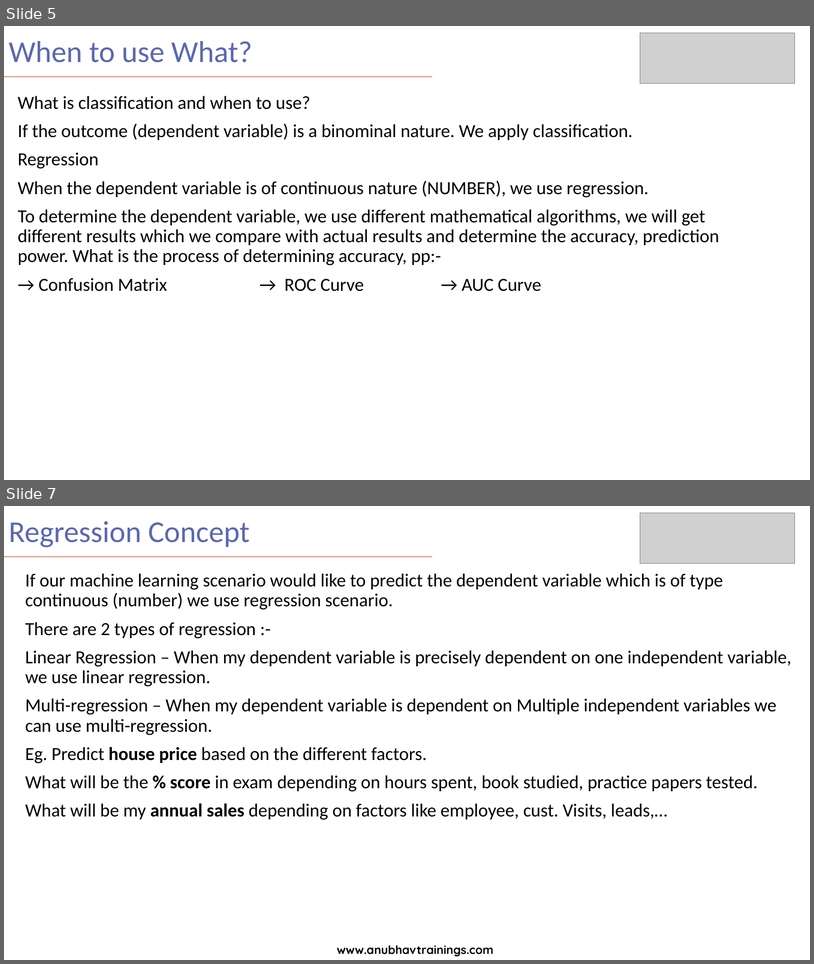
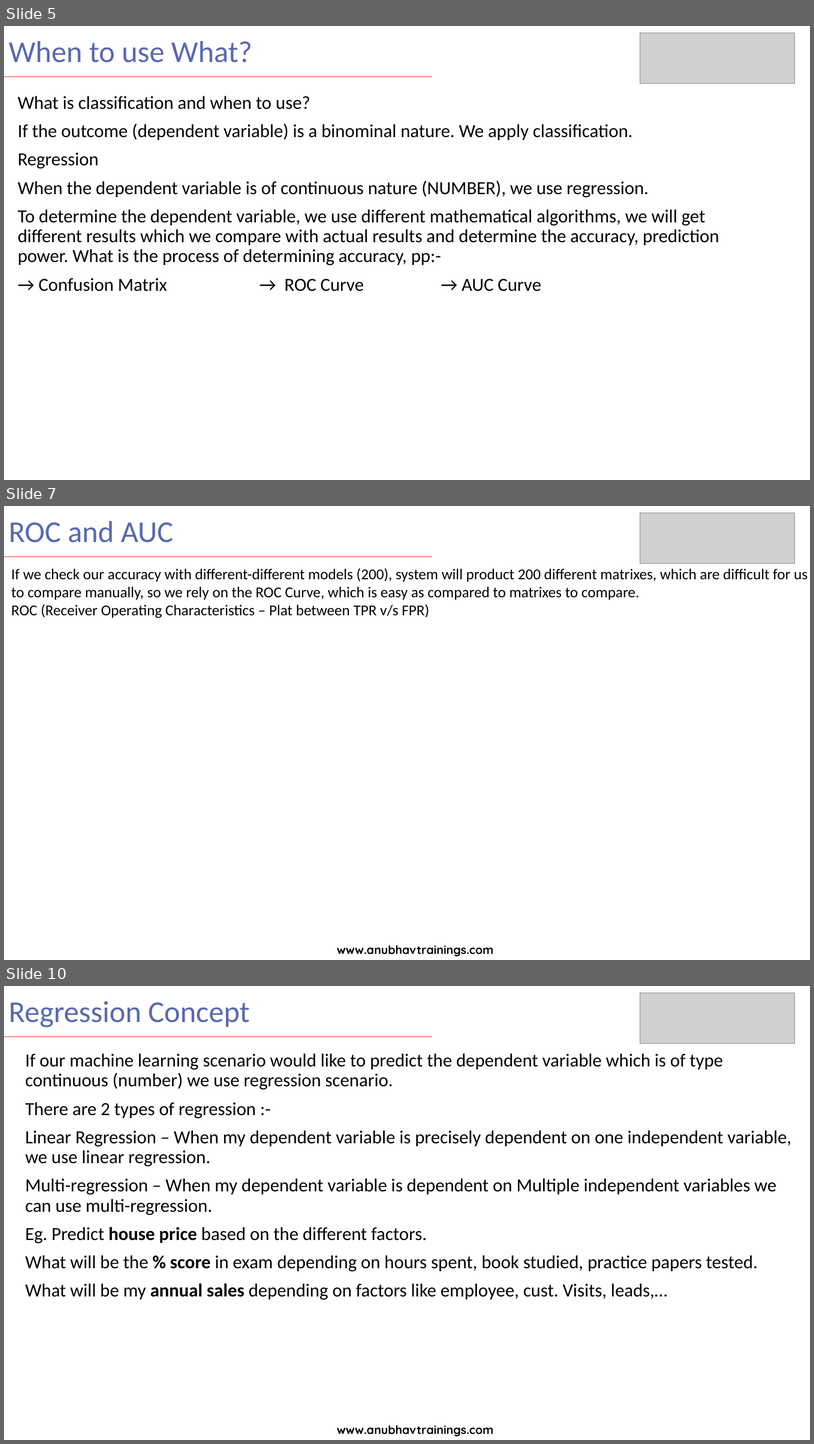
Before and after one commit to samui5/saccorptraining, a slide deck: day 8/SAC_Training Day 8.pptx. Shown one above the other, each under a label of ours: slides 5 and 7 before the commit, slides 5, 7 and 10 after it; the slides between them are not shown. The pictures are 814x964 and 814x1444 pixels, drawn with LibreOffice and Linux fonts; fonts in the diff are those of the drawing; grey boxes stand for pictures. Boxes give left, top, right and bottom in pixels: in the first picture for what was removed or moved away, otherwise in the second. Text is boxed around its words. In the diff, an @@ line names an element or a change of style, - is before the commit and + after.

```diff
--- a/day 8/SAC_Training Day 8.pptx
+++ b/day 8/SAC_Training Day 8.pptx
@@ slide 7 added at (x1=4, y1=506, x2=810, y2=960), background #FFFFFF @@
@@ title added at (x1=9, y1=521, x2=174, y2=543), 36 pt, text #5968B0 @@
+ROC and AUC
@@ picture added at (x1=641, y1=513, x2=795, y2=564) @@
@@ line added from (4, 557) to (433, 557), #F14124 1 pt @@
@@ text added at (x1=11, y1=568, x2=808, y2=618), 18 pt, text #000000 @@
+If we check our accuracy with different-different models (200), system will product 200 different matrixes, which are difficult for us to compare manually, so we rely on the ROC Curve, which is easy as compared to matrixes to compare.
+ROC (Receiver Operating Characteristics – Plat between TPR v/s FPR)
@@ text added at (x1=337, y1=945, x2=494, y2=956), 14 pt, text #000000, bold @@
+www.anubhavtrainings.com
@@ what was slide 7 is now slide 10 @@
```
Also in this commit, not shown: 1 slide changed, 2 other slides added, 4 other files.
